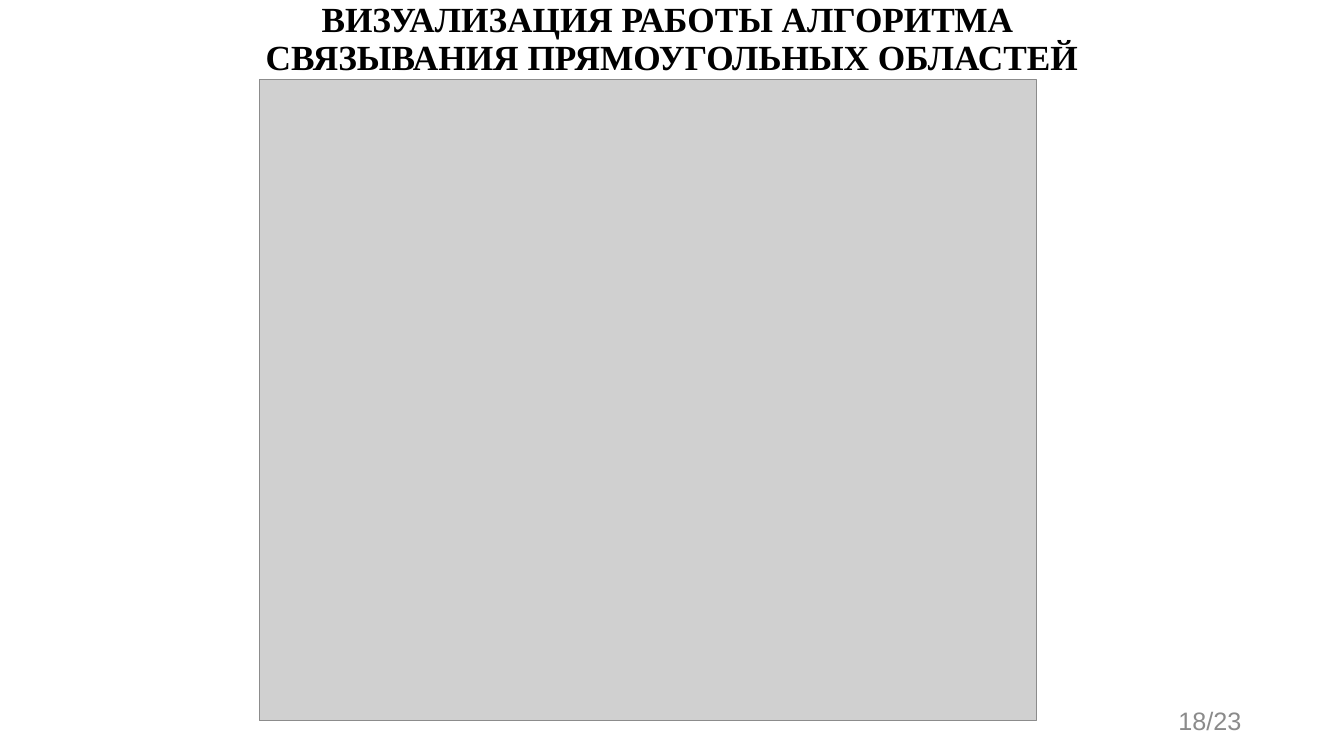
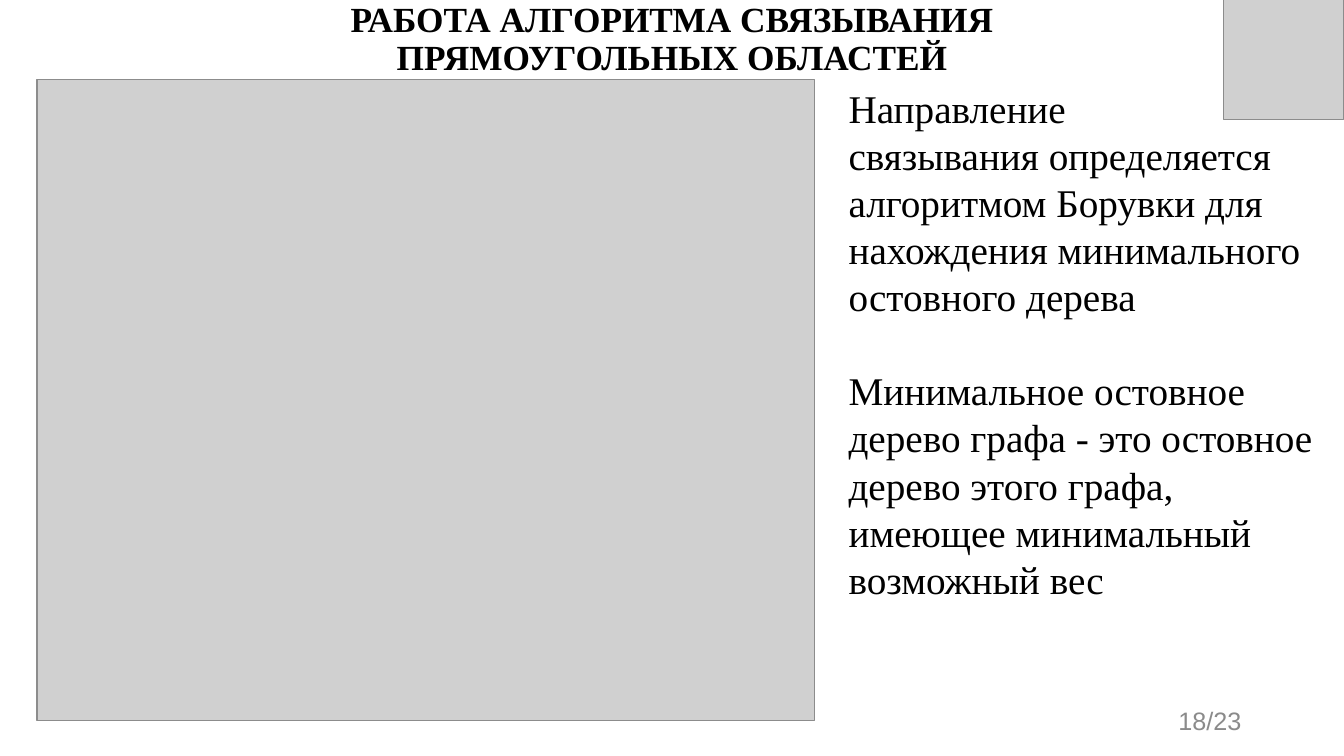
Before and after one commit to evgenkot/uav-route-calculation, a slide deck: slide 18 of doc/GQW/Raschupkin_EV_UAV_Route_Planning.pptx. Drawn at 1344x756 pixels with LibreOffice and Linux fonts; fonts in the diff are those of the drawing; grey boxes stand for pictures. Boxes give left, top, right and bottom in pixels: in the first picture for what was removed or moved away, otherwise in the second. Text is boxed around its words. In the diff, an @@ line names an element or a change of style, - is before the commit and + after.

```diff
--- a/doc/GQW/Raschupkin_EV_UAV_Route_Planning.pptx
+++ b/doc/GQW/Raschupkin_EV_UAV_Route_Planning.pptx
@@ title at bbox=[351, 8, 993, 71]: text changed @@
-ВИЗУАЛИЗАЦИЯ РАБОТЫ АЛГОРИТМА
-СВЯЗЫВАНИЯ ПРЯМОУГОЛЬНЫХ ОБЛАСТЕЙ
+РАБОТА АЛГОРИТМА СВЯЗЫВАНИЯ ПРЯМОУГОЛЬНЫХ ОБЛАСТЕЙ
@@ picture added at bbox=[1224, 0, 1344, 120] @@
@@ picture: place and size @@
-picture at bbox=[259, 80, 1036, 721]
+picture at bbox=[37, 80, 815, 721]
@@ text added at bbox=[849, 97, 1312, 595], 28 pt, text #000000 @@
+Направление
+связывания определяется алгоритмом Борувки для нахождения минимального остовного дерева
+Минимальное остовное дерево графа - это остовное дерево этого графа, имеющее минимальный возможный вес
```
Also in this commit, not shown: 22 other slides changed.
